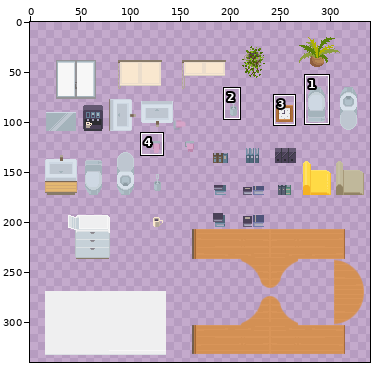
Two states of a sprite sheet, tileset3.png. The picture above shows the old version from afar; the outline marks the close-up.
Close-up. As it was:
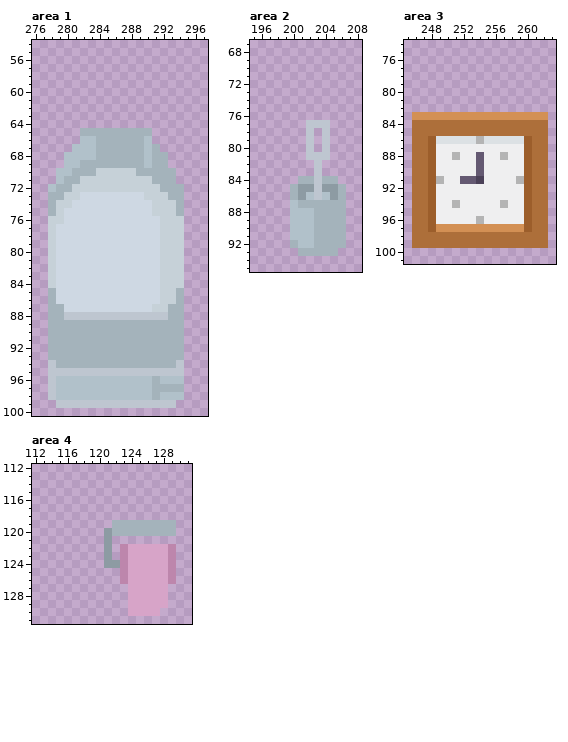
The file is 320x320 pixels. Pixels under 10% opacity are left out. Colours within 5 levels of each other are drawn and written as one. Shown: area 1: x 276..297, y 54..100; area 2: x 195..208, y 67..95; area 3: x 245..263, y 74..101; area 4: x 112..131, y 112..131. The old version is drawn lined up with the new one, on the new canvas. The commit also changed other parts of the picture, which this record leaves out.
After:
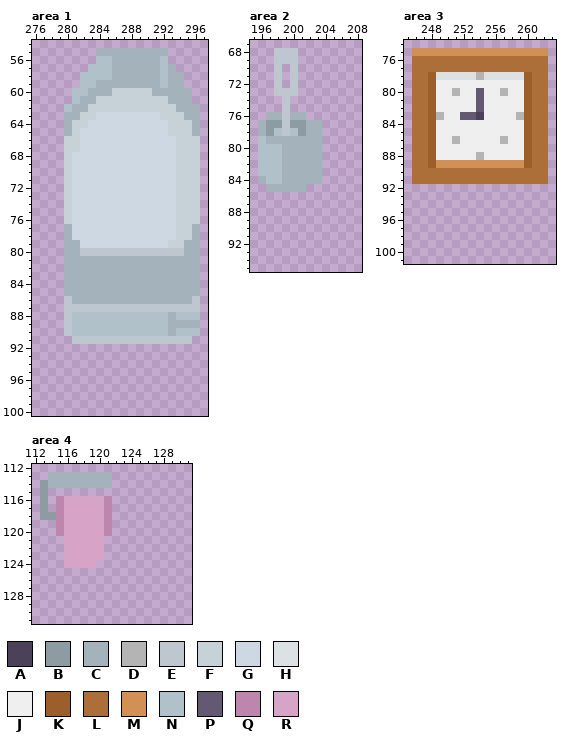
Palette (. is transparent): A #4b4158  B #8d9ba3  C #a4b3bb  D #b4b4b4  E #bec6d0  F #c6d1d8  G #ced8e3  H #dce1e4  J #efeff0  K #9c5e2b  L #ad6f3a  M #d39054  N #b1c1ca  P #645972  Q #bd86ac  R #d7a4c8
Edits made:
canvas 320x320 -> 340x340, the old top-left corner now at 15,13
--- area 1
@@ x 276..297 @@
  54 ......................
- 55 ......................
- 56 ......................
- 57 ......................
- 58 ......................
- 59 ......................
- 60 ......................
- 61 ......................
- 62 ......................
- 63 ......................
- 64 ......................
- 65 ......CCCCCCCCC.......
- 66 ......NNCCCCCCN.......
- 67 .....NNNCCCCCCNC......
- 68 ....NNNNCCCCCCNCC.....
- 69 ....NNCCCCCCCCNCC.....
- 70 ...NNCCCFFFFFCCCCC....
- 71 ...NCCFFFFFFFFFCCC....
- 72 ..NCCFFFFFFFFFFFCCC...
- 73 ..CCFFGGGGGGGGFFFCC...
- 74 ..CFFGGGGGGGGGGFFFC...
- 75 ..CFGGGGGGGGGGGFFFC...
- 76 ..FFGGGGGGGGGGGGFFF...
- 77 ..FGGGGGGGGGGGGGFFF...
- 78 ..FGGGGGGGGGGGGGFFF...
- 79 ..FGGGGGGGGGGGGGFFF...
- 80 ..FGGGGGGGGGGGGGFFF...
- 81 ..FGGGGGGGGGGGGGFFF...
- 82 ..FGGGGGGGGGGGGGFFF...
- 83 ..FGGGGGGGGGGGGGFFF...
- 84 ..FGGGGGGGGGGGGGFFF...
- 85 ..CGGGGGGGGGGGGGFFC...
- 86 ..CGGGGGGGGGGGGGFFC...
- 87 ..CCGGGGGGGGGGGFFCC...
- 88 ..CCEEEEEEEEEEEEECC...
- 89 ..CCCCCCCCCCCCCCCCC...
- 90 ..CCCCCCCCCCCCCCCCC...
- 91 ..CCCCCCCCCCCCCCCCC...
- 92 ..CCCCCCCCCCCCCCCCC...
- 93 ..CCCCCCCCCCCCCCCCC...
- 94 ..ECCCCCCCCCCCCCCCE...
- 95 ..EEEEEEEEEEEEEEEEE...
- 96 ..ENNNNNNNNNNNNCNNN...
- 97 ..ENNNNNNNNNNNNCCCC...
- 98 ..ENNNNNNNNNNNNCNNN...
- 99 ...EEEEEEEEEEEEEEE....
+ 55 ........CCCCCCCCC.....
+ 56 ........NNCCCCCCN.....
+ 57 .......NNNCCCCCCNC....
+ 58 ......NNNNCCCCCCNCC...
+ 59 ......NNCCCCCCCCNCC...
+ 60 .....NNCCCFFFFFCCCCC..
+ 61 .....NCCFFFFFFFFFCCC..
+ 62 ....NCCFFFFFFFFFFFCCC.
+ 63 ....CCFFGGGGGGGGFFFCC.
+ 64 ....CFFGGGGGGGGGGFFFC.
+ 65 ....CFGGGGGGGGGGGFFFC.
+ 66 ....FFGGGGGGGGGGGGFFF.
+ 67 ....FFGGGGGGGGGGGGFFF.
+ 68 ....FGGGGGGGGGGGGGFFF.
+ 69 ....FGGGGGGGGGGGGGFFF.
+ 70 ....FGGGGGGGGGGGGGFFF.
+ 71 ....FGGGGGGGGGGGGGFFF.
+ 72 ....FGGGGGGGGGGGGGFFF.
+ 73 ....FGGGGGGGGGGGGGFFF.
+ 74 ....FGGGGGGGGGGGGGFFF.
+ 75 ....FGGGGGGGGGGGGGFFF.
+ 76 ....FGGGGGGGGGGGGGFFF.
+ 77 ....CGGGGGGGGGGGGGFFC.
+ 78 ....CGGGGGGGGGGGGGFFC.
+ 79 ....CCGGGGGGGGGGGFFCC.
+ 80 ....CCEEEEEEEEEEEEECC.
+ 81 ....CCCCCCCCCCCCCCCCC.
+ 82 ....CCCCCCCCCCCCCCCCC.
+ 83 ....CCCCCCCCCCCCCCCCC.
+ 84 ....CCCCCCCCCCCCCCCCC.
+ 85 ....CCCCCCCCCCCCCCCCC.
+ 86 ....ECCCCCCCCCCCCCCCE.
+ 87 ....EEEEEEEEEEEEEEEEE.
+ 88 ....ENNNNNNNNNNNNCNNN.
+ 89 ....ENNNNNNNNNNNNCCCC.
+ 90 ....ENNNNNNNNNNNNCNNN.
+ 91 .....EEEEEEEEEEEEEEE..
+ 92 ......................
+ 93 ......................
+ 94 ......................
+ 95 ......................
+ 96 ......................
+ 97 ......................
+ 98 ......................
+ 99 ......................
 100 ......................
--- area 2
@@ x 195..208 @@
 67 ..............
-68 ..............
-69 ..............
-70 ..............
-71 ..............
-72 ..............
-73 ..............
-74 ..............
-75 ..............
-76 ..............
-77 .......EEE....
-78 .......E.E....
-79 .......E.E....
-80 .......E.E....
-81 .......EEE....
-82 ........E.....
-83 ........E.....
-84 ......CCECC...
-85 .....CBBEBBC..
-86 .....CBNENBC..
-87 .....NCCCCCC..
-88 .....NNNCCCC..
-89 .....NNNCCCC..
-90 .....NNNCCCC..
-91 .....NNNCCCC..
-92 .....CNNCCCC..
-93 ......CCCCC...
+68 ...EEE........
+69 ...EEE........
+70 ...E.E........
+71 ...E.E........
+72 ...E.E........
+73 ...EEE........
+74 ....E.........
+75 ....E.........
+76 ..CCECC.......
+77 .CBBEBBCC.....
+78 .CBNENBCC.....
+79 .NCCCCCCC.....
+80 .NNNCCCCC.....
+81 .NNNCCCCC.....
+82 .NNNCCCCC.....
+83 .NNNCCCCC.....
+84 .CNNCCCCC.....
+85 ..CCCCC.......
+86 ..............
+87 ..............
+88 ..............
+89 ..............
+90 ..............
+91 ..............
+92 ..............
+93 ..............
 94 ..............
--- area 3
@@ x 245..263 @@
  74 ...................
- 75 ...................
- 76 ...................
- 77 ...................
- 78 ...................
- 79 ...................
- 80 ...................
- 81 ...................
- 82 ...................
- 83 .MMMMMMMMMMMMMMMMM.
- 84 .LLLLLLLLLLLLLLLLL.
- 85 .LLLLLLLLLLLLLLLLL.
- 86 .LLKHHHHHDHHHHHKLL.
+ 75 .MMMMMMMMMMMMMMMMM.
+ 76 .LLLLLLLLLLLLLLLLL.
+ 77 .LLLLLLLLLLLLLLLLL.
+ 78 .LLKHHHHHDHHHHHKLL.
+ 79 .LLKJJJJJJJJJJJKLL.
+ 80 .LLKJJDJJPJJDJJKLL.
+ 81 .LLKJJJJJPJJJJJKLL.
+ 82 .LLKJJJJJPJJJJJKLL.
+ 83 .LLKDJJPPAJJJJDKLL.
+ 84 .LLKJJJJJJJJJJJKLL.
+ 85 .LLKJJJJJJJJJJJKLL.
+ 86 .LLKJJDJJJJJDJJKLL.
  87 .LLKJJJJJJJJJJJKLL.
- 88 .LLKJJDJJPJJDJJKLL.
- 89 .LLKJJJJJPJJJJJKLL.
- 90 .LLKJJJJJPJJJJJKLL.
- 91 .LLKDJJPPAJJJJDKLL.
- 92 .LLKJJJJJJJJJJJKLL.
- 93 .LLKJJJJJJJJJJJKLL.
- 94 .LLKJJDJJJJJDJJKLL.
- 95 .LLKJJJJJJJJJJJKLL.
- 96 .LLKJJJJJDJJJJJKLL.
- 97 .LLKMMMMMMMMMMMKLL.
- 98 .LLLLLLLLLLLLLLLLL.
- 99 .LLLLLLLLLLLLLLLLL.
+ 88 .LLKJJJJJDJJJJJKLL.
+ 89 .LLKMMMMMMMMMMMKLL.
+ 90 .LLLLLLLLLLLLLLLLL.
+ 91 .LLLLLLLLLLLLLLLLL.
+ 92 ...................
+ 93 ...................
+ 94 ...................
+ 95 ...................
+ 96 ...................
+ 97 ...................
+ 98 ...................
+ 99 ...................
 100 ...................
--- area 4
@@ x 112..131 @@
 112 ....................
-113 ....................
-114 ....................
-115 ....................
-116 ....................
-117 ....................
-118 ....................
-119 ..........CCCCCCCC..
-120 .........BCCCCCCCC..
-121 .........B..........
-122 .........B.QRRRRRQ..
-123 .........B.QRRRRRQ..
-124 .........BBQRRRRRQ..
-125 ...........QRRRRRQ..
-126 ...........QRRRRRQ..
-127 ............RRRRR...
-128 ............RRRRR...
-129 ............RRRRR...
-130 ............RRRR....
+113 ..CCCCCCCC..........
+114 .BCCCCCCCC..........
+115 .B..................
+116 .B.QRRRRRQ..........
+117 .B.QRRRRRQ..........
+118 .BBQRRRRRQ..........
+119 ...QRRRRRQ..........
+120 ...QRRRRRQ..........
+121 ....RRRRR...........
+122 ....RRRRR...........
+123 ....RRRRR...........
+124 ....RRRR............
+125 ....................
+126 ....................
+127 ....................
+128 ....................
+129 ....................
+130 ....................
 131 ....................
Pixel boxes of the changes (left, top, right, bottom) in both close-ups:
changed: (48, 48, 200, 408)
changed: (258, 48, 346, 256)
changed: (412, 48, 548, 248)
changed: (40, 472, 176, 616)
